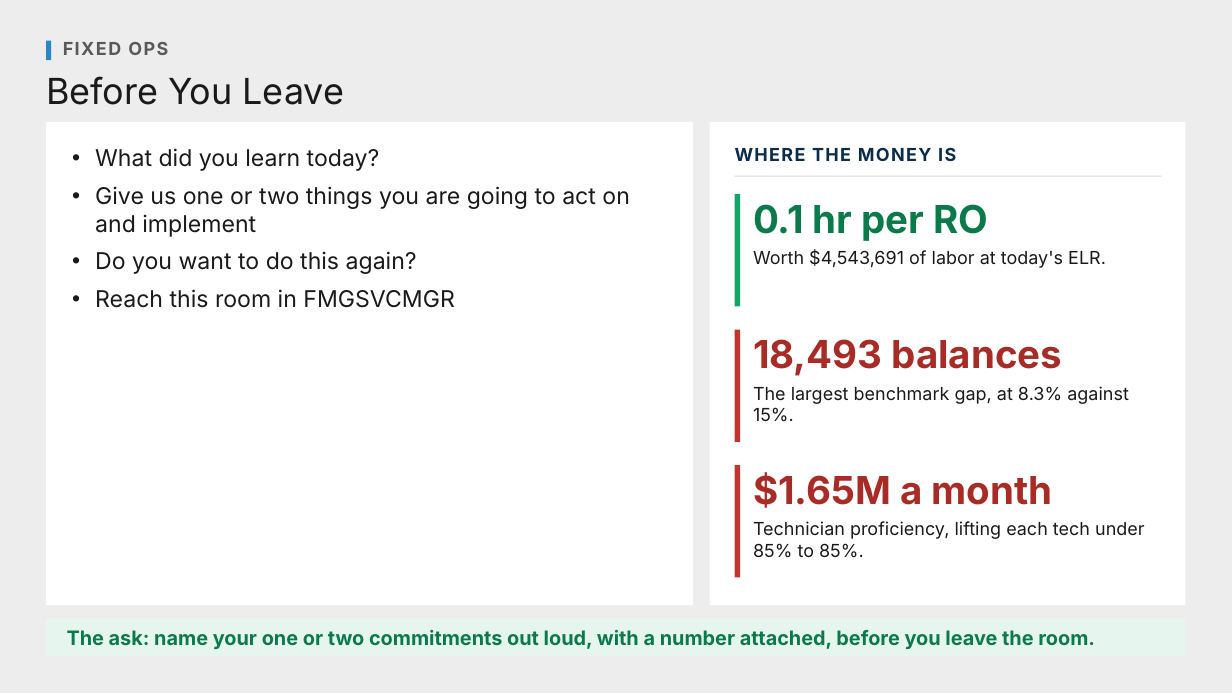
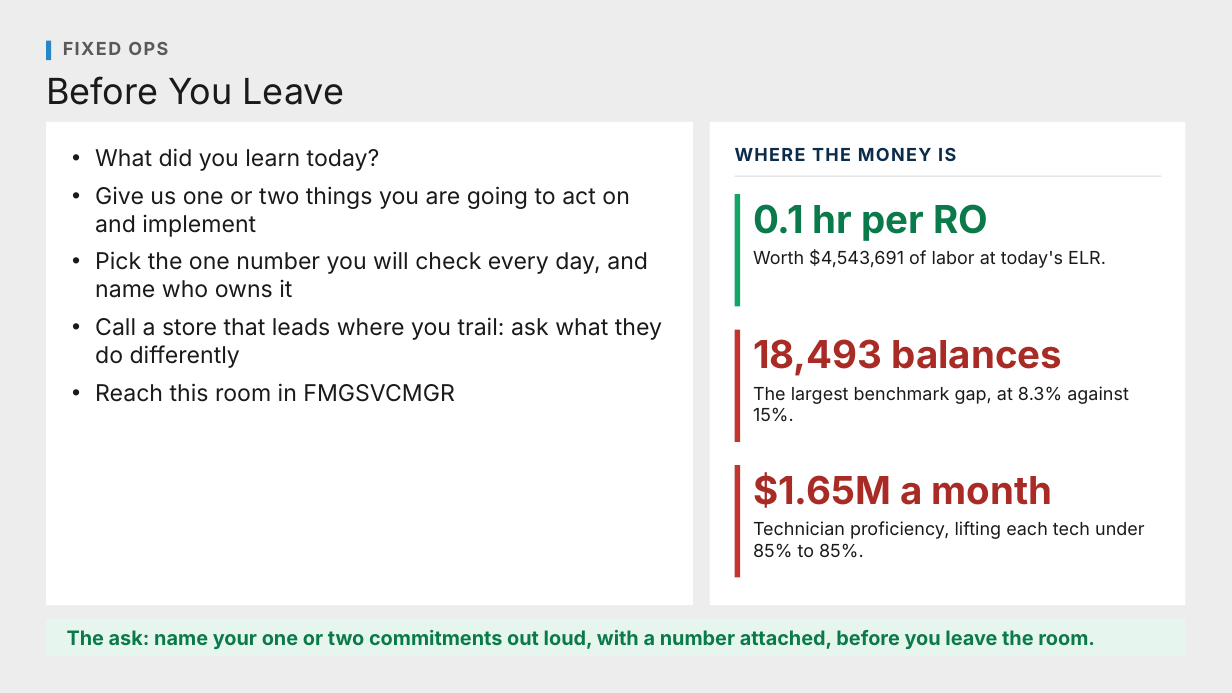
Before and after one commit to Ndresner/Noah, a slide deck: slide 160 of day2-deck/decks/Fixed Ops - Day 2 Example Test Deck.pptx. Drawn at 1232x693 pixels with LibreOffice and Linux fonts; fonts in the diff are those of the drawing. Boxes give left, top, right and bottom in pixels: in the first picture for what was removed or moved away, otherwise in the second. Text is boxed around its words. In the diff, an @@ line names an element or a change of style, - is before the commit and + after.

```diff
--- a/day2-deck/decks/Fixed Ops - Day 2 Example Test Deck.pptx
+++ b/day2-deck/decks/Fixed Ops - Day 2 Example Test Deck.pptx
@@ text at (95, 251, 662, 368): text changed @@
-• Do you want to do this again?
+• Pick the one number you will check every day, and name who owns it
+• Call a store that leads where you trail: ask what they do differently
```
Also in this commit, not shown: 7 other slides changed, 13 other files.
